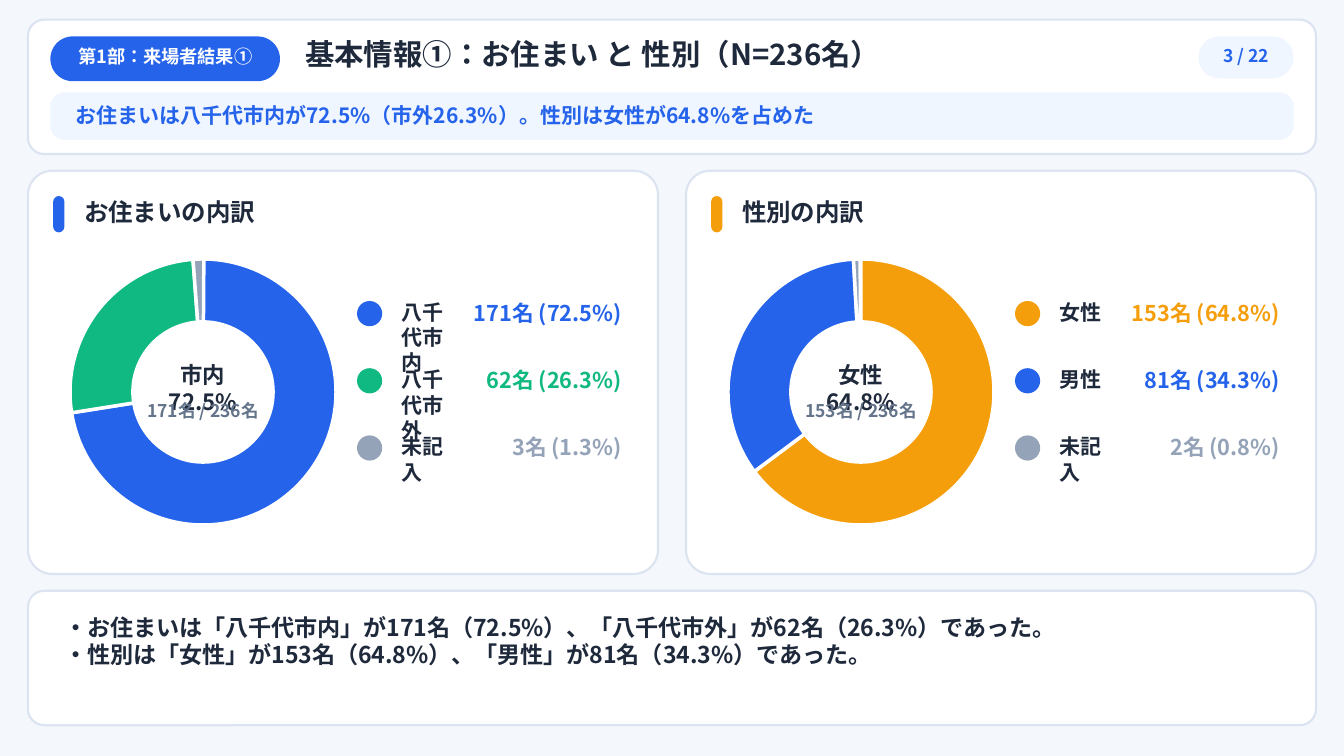
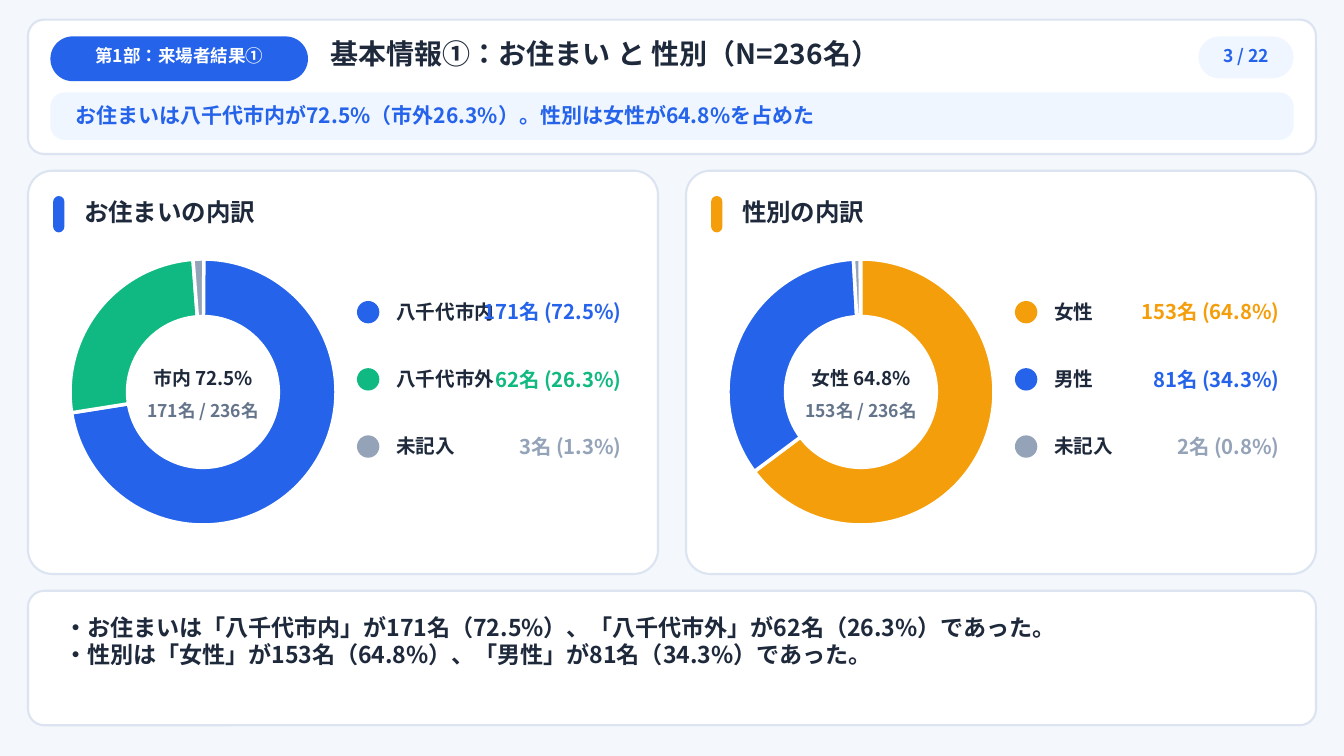
Before and after one commit to noriyukihoshina/yachiyo-survey-analyzer, a slide deck: slide 3 of 八千代リハビリテーション病院_どーんと祭出展結果報告_四役プレゼン.pptx. Drawn at 1344x756 pixels with LibreOffice and Linux fonts; fonts in the diff are those of the drawing. Boxes give left, top, right and bottom in pixels: in the first picture for what was removed or moved away, otherwise in the second. Text is boxed around its words. In the diff, an @@ line names an element or a change of style, - is before the commit and + after.

```diff
--- a/八千代リハビリテーション病院_どーんと祭出展結果報告_四役プレゼン.pptx
+++ b/八千代リハビリテーション病院_どーんと祭出展結果報告_四役プレゼン.pptx
@@ text "第1部：来場者結果①" at (95,47,263,64): size 13 to 12.5 pt @@
@@ rounded rectangle: place and size @@
-rounded rectangle at (50,36,280,81)
+rounded rectangle at (50,36,309,81)
@@ text "基本情報①：お住まい と 性別（N=236名）": place and size @@
-text "基本情報①：お住まい と 性別（N=236名）" at (305,40,880,68)
+text "基本情報①：お住まい と 性別（N=236名）" at (330,40,880,67)
@@ text "基本情報①：お住まい と 性別（N=236名）" at (330,40,880,67): size 21 to 20 pt @@
@@ text "171名 (72.5%)": place and size @@
-text "171名 (72.5%)" at (474,302,622,326)
+text "171名 (72.5%)" at (483,301,622,323)
@@ size 15.5 to 14.5 pt in 6 elements at (519,437,621,458), (495,369,622,391), (1177,437,1279,458), (1153,369,1280,391), (483,301,622,323), (1141,301,1280,323) @@
@@ text "153名 (64.8%)": place and size @@
-text "153名 (64.8%)" at (1132,302,1280,326)
+text "153名 (64.8%)" at (1141,301,1280,323)
@@ ellipse: place and size @@
-ellipse at (131,321,275,465)
+ellipse at (126,315,280,469)
@@ ellipse: place and size @@
-ellipse at (789,321,934,465)
+ellipse at (784,315,939,469)
@@ ellipse: place and size @@
-ellipse at (1015,301,1041,327)
+ellipse at (1015,301,1037,324)
@@ text "市内 72.5%": place and size @@
-text "市内 72.5%" at (169,364,237,415)
+text "市内 72.5%" at (153,369,253,387)
@@ text "市内 72.5%" at (153,369,253,387): size 16 to 13.5 pt @@
@@ size 15 to 14 pt in 6 elements at (1054,302,1093,321), (1054,369,1093,388), (396,436,455,455), (1054,436,1113,455), (396,302,494,321), (396,369,494,388) @@
@@ text "62名 (26.3%)": place and size @@
-text "62名 (26.3%)" at (487,369,622,393)
+text "62名 (26.3%)" at (495,369,622,391)
@@ text "女性 64.8%" at (811,369,911,387): size 16 to 13.5 pt @@
@@ text "女性 64.8%": place and size @@
-text "女性 64.8%" at (827,364,895,415)
+text "女性 64.8%" at (811,369,911,387)
@@ ellipse: place and size @@
-ellipse at (1015,368,1041,393)
+ellipse at (1015,368,1037,390)
@@ text "81名 (34.3%)": place and size @@
-text "81名 (34.3%)" at (1145,369,1280,393)
+text "81名 (34.3%)" at (1153,369,1280,391)
@@ text "3名 (1.3%)": place and size @@
-text "3名 (1.3%)" at (512,436,622,459)
+text "3名 (1.3%)" at (519,437,621,458)
@@ ellipse: place and size @@
-ellipse at (1015,436,1041,461)
+ellipse at (1015,436,1037,458)
@@ text "2名 (0.8%)": place and size @@
-text "2名 (0.8%)" at (1170,436,1280,459)
+text "2名 (0.8%)" at (1177,437,1279,458)
```
Also in this commit, not shown: 20 other slides changed, 2 other files.
